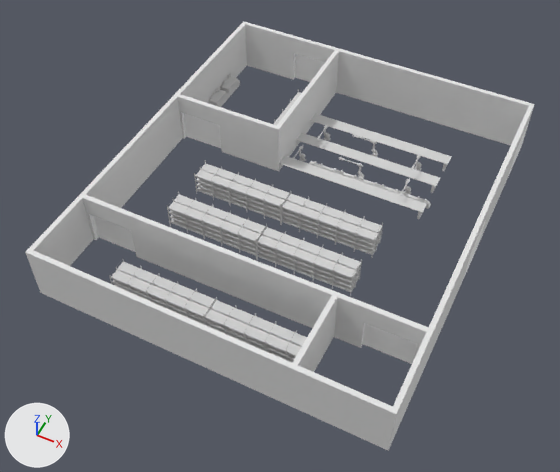
What one commit did to the glTF model VV_BASE_GLB.glb.
One viewpoint serves both versions: a 50 mm camera at (0.0272, -0.0598, 0.0592) aimed at (0.0036, -0.0126, 0.0001). Lighting does not change. The marker at lower left points along +X, +Y and +Z. Where no turn or scale is listed for an object, it has been applied to the vertices. Vertices at the same position are counted once.
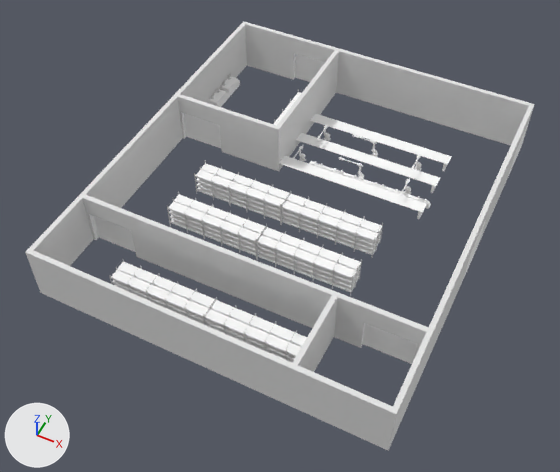
Location of each change, (x1, y1, x2, y2) in pixels of the pictures (560 x 472 px; the box of a moved part takes in the faces that stretch with it):
part 1 of me_mesh_0, recoloured
    both: (205, 113, 452, 356)
part 2 of me_mesh_1, recoloured
    both: (282, 194, 382, 253)
part 3 of me_mesh_5, moved or reshaped
    before: (196, 167, 246, 203)
    after: (196, 173, 246, 203)
part 4 of me_mesh_5, recoloured
    both: (195, 169, 289, 216)
part 5 of me_mesh_7, deleted
    before: (109, 259, 216, 325)
part 6 of me_mesh_8, deleted
    before: (256, 224, 362, 296)
part 7 of me_mesh_9, deleted
    before: (167, 191, 266, 259)
part 8 of me_mesh_10, added
    after: (109, 259, 216, 325)
part 9 of me_mesh_11, added
    after: (256, 224, 362, 296)
part 10 of me_mesh_12, added
    after: (167, 191, 266, 259)

Edits to the bpy script that builds the scene:
```text
Change me_mesh_0:
    where me_mesh_0.from_pydata(...)  # 3794 vertices, 8068 faces; spans x -0.0138..0.022, y -0.0296..0.0122, z 0.0..0.006
    me_mesh_0 part 1: 662 faces spanning x -0.0009..0.0159, y -0.0263..0.0055, z 0.0..0.0027 switch from mat_mtl_18446744072414289953 (light grey #d3d3d3) to mat_mtl_18446744073530998882 (white #ffffff)
Change me_mesh_1:
    where me_mesh_1.from_pydata(...)  # 3146 vertices, 6786 faces; spans x 0.0029..0.01307, y -0.01109..-0.00878, z 0.0..0.00301
    me_mesh_1 part 2: 856 faces spanning x 0.00296..0.01306, y -0.01102..-0.00886, z 0.00046..0.00266 switch from mat_mtl_18446744072414289953 (light grey #d3d3d3) to mat_mtl_18446744073530998882 (white #ffffff)
Change me_mesh_5:
    where me_mesh_5.from_pydata(...)  # 2312 vertices, 4974 faces; spans x -0.00726..0.00291, y -0.01106..-0.00876, z 0.0..0.00301
    me_mesh_5 part 3: 34 vertices moved within x -0.00716..-0.00315, y -0.01104..-0.00882, z 0.0..0.003; 1 vertex removed from x -0.00316, y -0.01098, z 0.00182; 1 vertex added at x -0.00316, y -0.01098, z 0.00183
    me_mesh_5 part 4: 507 faces spanning x -0.0072..0.0029, y -0.01099..-0.00883, z 0.00046..0.00266 switch from mat_mtl_18446744072414289953 (light grey #d3d3d3) to mat_mtl_18446744073530998882 (white #ffffff)
Change me_mesh_7:
    remove me_mesh_7.from_pydata(...)  # 2318 vertices, 4982 faces; spans x -0.00733..0.00285, y -0.02635..-0.02405, z 0.0..0.00301
    remove me_mesh_7.materials.append(mat_mtl_18446744073026183286)  # light grey #d3d3d3
    remove me_mesh_7.materials.append(mat_mtl_18446744072414289953)  # light grey #d3d3d3
    remove me_mesh_7.materials.append(mat_mtl_18446744072371471177)  # light grey #d3d3d3
    remove me_mesh_7.materials.append(mat_mtl_18446744072371473455)  # light grey #d3d3d3
    remove me_mesh_7.materials.append(mat_mtl_290332304)  # grey #7f7f7f
    add me_mesh_7.from_pydata(...)  # 179 vertices, 354 faces; spans x 0.00743..0.00806, y -0.00153..-0.00074, z 0.0..0.00005
    me_mesh_7 part 5: 2318 vertices removed from x -0.00733..0.00285, y -0.02635..-0.02405, z 0.0..0.00301
    add me_mesh_7.materials.append(mat_mtl_18446744073530998882)  # white #ffffff
Change me_mesh_8:
    remove me_mesh_8.from_pydata(...)  # 3179 vertices, 6858 faces; spans x 0.00284..0.01302, y -0.01635..-0.01405, z 0.0..0.00301
    remove me_mesh_8.materials.append(mat_mtl_18446744073026183286)  # light grey #d3d3d3
    remove me_mesh_8.materials.append(mat_mtl_18446744072414289953)  # light grey #d3d3d3
    remove me_mesh_8.materials.append(mat_mtl_18446744072371471177)  # light grey #d3d3d3
    remove me_mesh_8.materials.append(mat_mtl_18446744072371473455)  # light grey #d3d3d3
    remove me_mesh_8.materials.append(mat_mtl_290332304)  # grey #7f7f7f
    add me_mesh_8.from_pydata(...)  # 176 vertices, 348 faces; spans x 0.01258..0.01337, y -0.00103..-0.00041, z 0.0..0.00005
    me_mesh_8 part 6: 3179 vertices removed from x 0.00284..0.01302, y -0.01635..-0.01405, z 0.0..0.00301
    add me_mesh_8.materials.append(mat_mtl_18446744073530998882)  # white #ffffff
Change me_mesh_9:
    remove me_mesh_9.from_pydata(...)  # 2305 vertices, 4956 faces; spans x -0.00732..0.00285, y -0.01633..-0.01402, z 0.0..0.00301
    add me_mesh_9.from_pydata(...)  # 58 vertices, 116 faces; spans x -0.00372..-0.00364, y 0.00249..0.00257, z 0.0..0.003
    me_mesh_9 part 7: 2305 vertices removed from x -0.00732..0.00285, y -0.01633..-0.01402, z 0.0..0.00301
    remove me_mesh_9.materials.append(mat_mtl_18446744072371471177)  # light grey #d3d3d3
    remove me_mesh_9.materials.append(mat_mtl_18446744072371473455)  # light grey #d3d3d3
    remove me_mesh_9.materials.append(mat_mtl_290332304)  # grey #7f7f7f
Change me_mesh_10:
    remove me_mesh_10.from_pydata(...)  # 177 vertices, 350 faces; spans x 0.007399..0.008021, y 0.002564..0.003348, z 0.0..0.000054
    add me_mesh_10.from_pydata(...)  # 2318 vertices, 4982 faces; spans x -0.007329..0.002847, y -0.026354..-0.02405, z 0.0..0.00301
    me_mesh_10 part 8: 2318 vertices added at x -0.007329..0.002847, y -0.026354..-0.02405, z 0.0..0.00301
    add me_mesh_10.materials.append(mat_mtl_18446744073026183286)  # light grey #d3d3d3
    add me_mesh_10.materials.append(mat_mtl_18446744073530998882)  # white #ffffff
    add me_mesh_10.materials.append(mat_mtl_18446744072371471177)  # light grey #d3d3d3
    add me_mesh_10.materials.append(mat_mtl_18446744072371473455)  # light grey #d3d3d3
    add me_mesh_10.materials.append(mat_mtl_290332304)  # grey #7f7f7f
Change me_mesh_11:
    remove me_mesh_11.from_pydata(...)  # 179 vertices, 354 faces; spans x 0.007435..0.008057, y -0.001526..-0.000742, z 0.0..0.000054
    add me_mesh_11.from_pydata(...)  # 3179 vertices, 6858 faces; spans x 0.002841..0.013017, y -0.016354..-0.01405, z 0.0..0.00301
    me_mesh_11 part 9: 3179 vertices added at x 0.002841..0.013017, y -0.016354..-0.01405, z 0.0..0.00301
    add me_mesh_11.materials.append(mat_mtl_18446744073026183286)  # light grey #d3d3d3
    add me_mesh_11.materials.append(mat_mtl_18446744073530998882)  # white #ffffff
    add me_mesh_11.materials.append(mat_mtl_18446744072371471177)  # light grey #d3d3d3
    add me_mesh_11.materials.append(mat_mtl_18446744072371473455)  # light grey #d3d3d3
    add me_mesh_11.materials.append(mat_mtl_290332304)  # grey #7f7f7f
Change me_mesh_12:
    remove me_mesh_12.from_pydata(...)  # 176 vertices, 348 faces; spans x 0.012583..0.013367, y -0.001034..-0.000412, z 0.0..0.000054
    add me_mesh_12.from_pydata(...)  # 2305 vertices, 4956 faces; spans x -0.007321..0.002853, y -0.016328..-0.014024, z 0.0..0.00301
    me_mesh_12 part 10: 2305 vertices added at x -0.007321..0.002853, y -0.016328..-0.014024, z 0.0..0.00301
    add me_mesh_12.materials.append(mat_mtl_18446744073026183286)  # light grey #d3d3d3
    add me_mesh_12.materials.append(mat_mtl_18446744073530998882)  # white #ffffff
    add me_mesh_12.materials.append(mat_mtl_18446744072371471177)  # light grey #d3d3d3
    add me_mesh_12.materials.append(mat_mtl_18446744072371473455)  # light grey #d3d3d3
    add me_mesh_12.materials.append(mat_mtl_290332304)  # grey #7f7f7f
```
